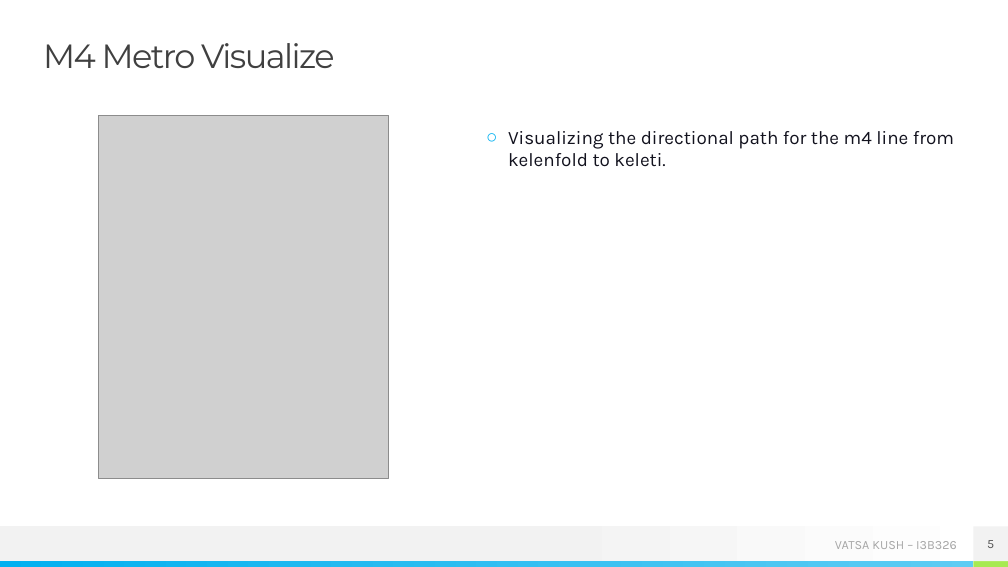
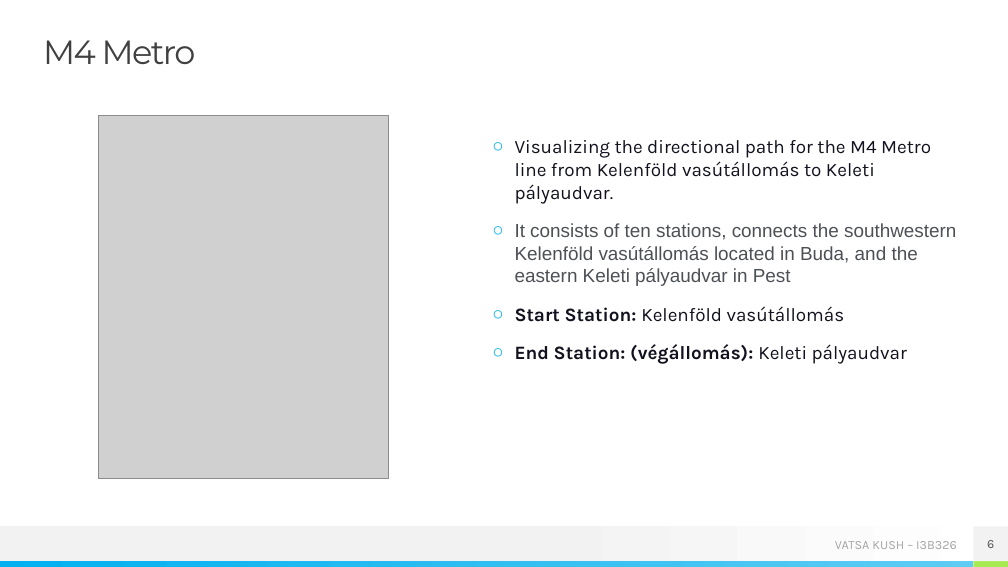
Before and after one commit to kushvatsa/ns_bkk_15, a slide deck: slide 6 of 15_I3B326_Vatsa_Kush.pptx (slide 5 before the commit). Drawn at 1008x567 pixels with LibreOffice and Linux fonts; fonts in the diff are those of the drawing; grey boxes stand for pictures. Boxes give left, top, right and bottom in pixels: in the first picture for what was removed or moved away, otherwise in the second. Text is boxed around its words. In the diff, an @@ line names an element or a change of style, - is before the commit and + after.

Commit message:
final ppt

```diff
--- a/15_I3B326_Vatsa_Kush.pptx
+++ b/15_I3B326_Vatsa_Kush.pptx
@@ text at (43, 40, 196, 64): text changed @@
-M4 Metro Visualize
+M4 Metro
@@ text at (515, 140, 956, 364): text changed @@
-○ Visualizing the directional path for the m4 line from kelenfold to keleti.
+○ Visualizing the directional path for the M4 Metro line from Kelenföld vasútállomás to Keleti pályaudvar.
+○ It consists of ten stations, connects the southwestern Kelenföld vasútállomás located in Buda, and the eastern Keleti pályaudvar in Pest
+○ Start Station: Kelenföld vasútállomás
+○ End Station: (végállomás): Keleti pályaudvar
```
Also in this commit, not shown: 4 other slides changed, 9 slides added, 8 slides removed, 3 other files.
